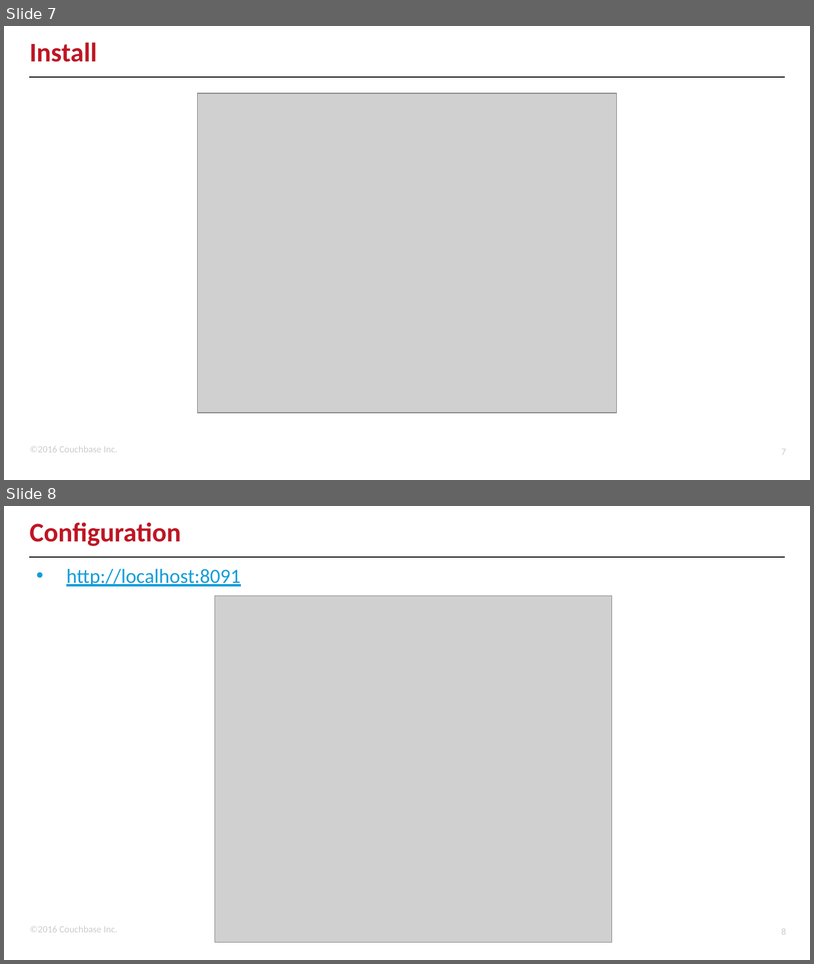
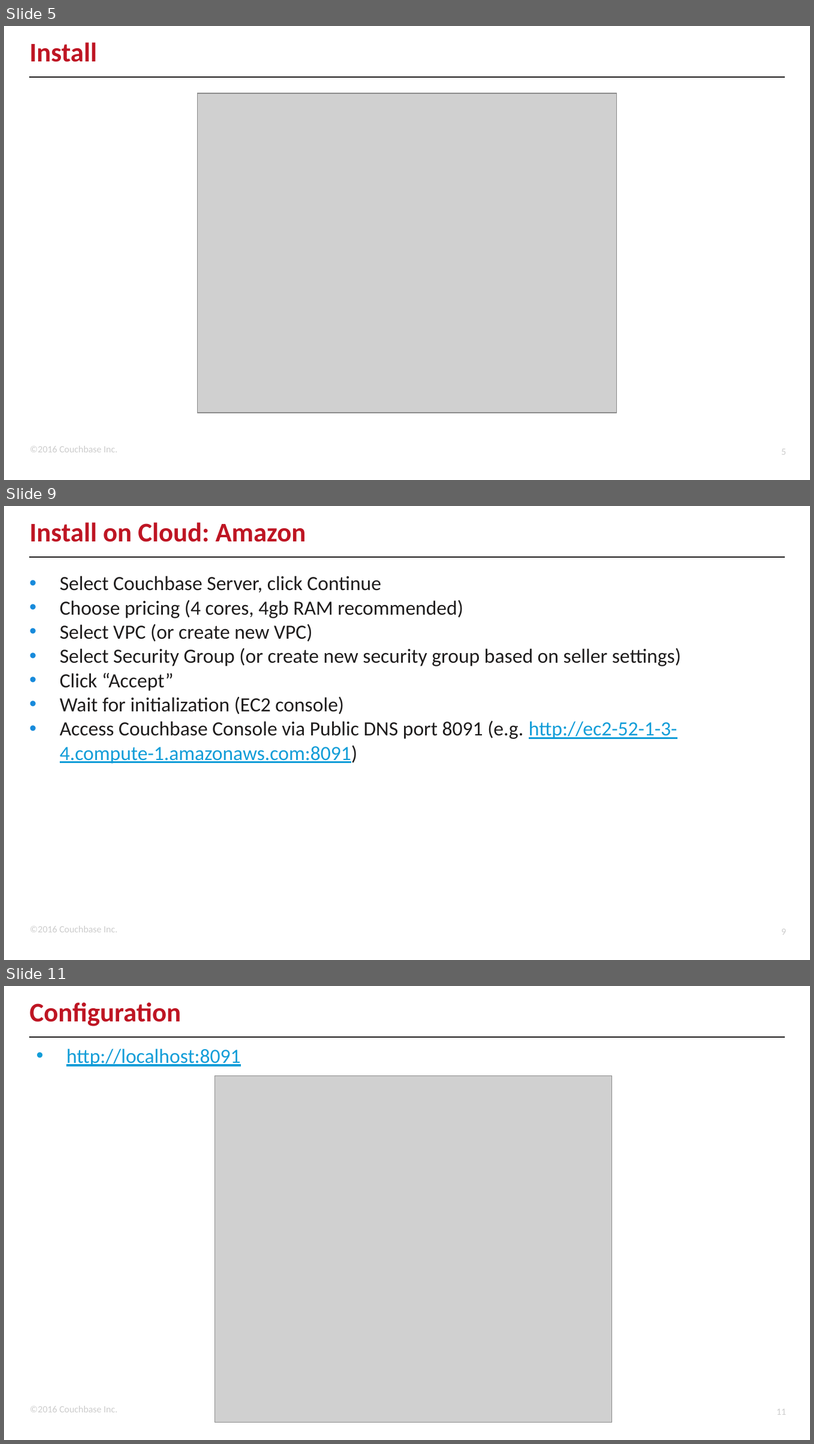
Before and after one commit to subalakr/workshop, a slide deck: connect2016/developer/01/01.pptx. Shown one above the other, each under a label of ours: slides 7 and 8 before the commit, slides 5, 9 and 11 after it; the slides between them are not shown. The pictures are 814x964 and 814x1444 pixels, drawn with LibreOffice and Linux fonts; fonts in the diff are those of the drawing; grey boxes stand for pictures; background and template pictures are left out. Boxes give left, top, right and bottom in pixels: in the first picture for what was removed or moved away, otherwise in the second. Text is boxed around its words. In the diff, an @@ line names an element or a change of style, - is before the commit and + after.

```diff
--- a/connect2016/developer/01/01.pptx
+++ b/connect2016/developer/01/01.pptx
@@ slide 9 added at (4,506,810,960), background #FFFFFF; not listed: 3 template elements that a slide beside it also shows @@
@@ title added at (30,522,306,542), 24 pt, text #BE1523, bold @@
+Install on Cloud: Amazon
@@ text added at (60,576,681,763), 18 pt, text #1E1C1C @@
+• Select Couchbase Server, click Continue
+• Choose pricing (4 cores, 4gb RAM recommended)
+• Select VPC (or create new VPC)
+• Select Security Group (or create new security group based on seller settings)
+• Click “Accept”
+• Wait for initialization (EC2 console)
+• Access Couchbase Console via Public DNS port 8091 (e.g. http://ec2-52-1-3-4.compute-1.amazonaws.com:8091)
@@ what was slide 7 is now slide 5 @@
@@ page number at (782,448,786,454): text changed @@
-7
+5
@@ what was slide 8 is now slide 11 @@
@@ page number at (777,1408,786,1414): text changed @@
-8
+11
```
Also in this commit, not shown: 4 slides changed, 4 other slides added.
